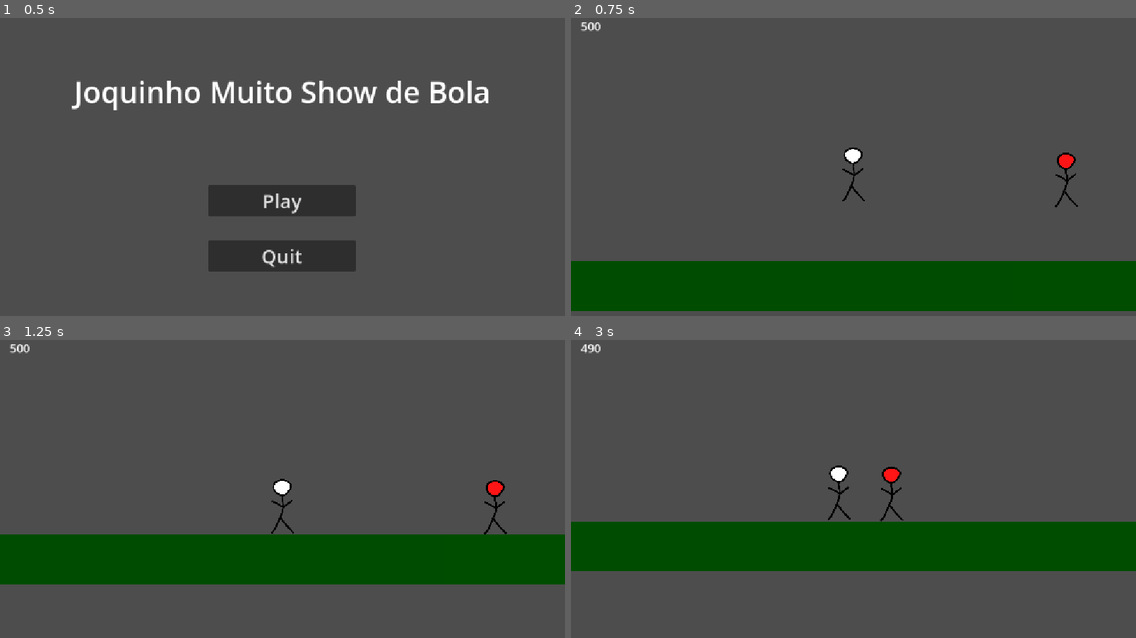
Above: before the commit, frames 1-4 (two rows, left to right).
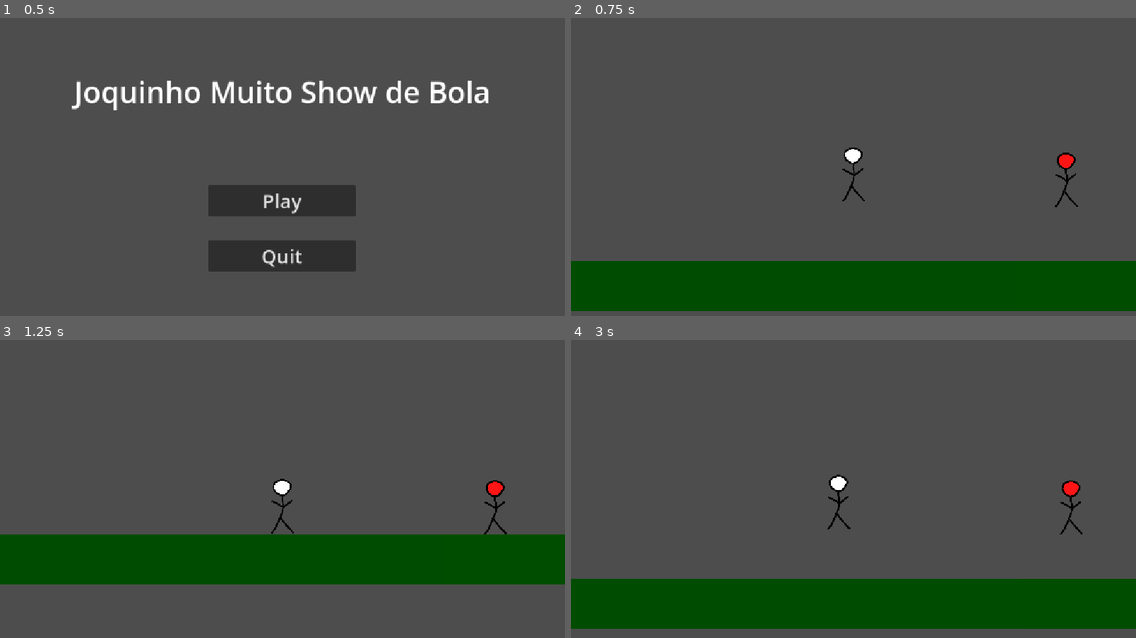
Above: after the commit, the same moments.

Repository: FellowshipOfTheGame/Modelo-Psel-Segunda-Fase-Godot
Game: Godot game, scene res://src/main-menu.tscn
The game is run twice, just before and just after one commit, with the same random seed, the same clock (stepped at 60 frames per second) and the same inputs.
Inputs:
- Up to frame 1 (0.5 s): no input
- Up to frame 2 (0.75 s): click "Play" at 0.5 s
- Up to frame 3 (1.25 s): no input
- Up to frame 4 (3 s): tap Enter (ui_accept) at 1.25, 1.52, 2.27 s; hold Right (ui_right) 1.28-2.78 s; hold Left (ui_left) from 2.78 s (still down)

Frame 1 is identical in both runs. In frame 2, less than 0.1% of the frame differs, in the area x 1-89%, y 1-51%; in frame 3, less than 0.1%; in frame 4, 34%, in the area x 0-100%, y 1-97%.

Commit message:
refactor: algumas melhorias e mais comentários

Diff:
--- a/src/characters/mob/mob.gd
+++ b/src/characters/mob/mob.gd
@@ -1,29 +1,38 @@
-extends CharacterBody2D
+extends RigidBody2D
 
 const SAFE_DISTANCE = 400
+
+enum State {
+	shooting,
+	searching,
+}
+
+var curr_state = State.searching
 
 @onready var gun_hand = $Marker2DL
 @onready var timer = $Timer
 @onready var bullet = preload("res://src/objects/bullet/bullet.tscn")
 
 
-func _physics_process(delta: float) -> void:
-	# Add the gravity.
-	if not is_on_floor():
-		velocity += get_gravity() * delta
+func _physics_process(_delta: float) -> void:
+	# pega a distancia entre o inimigo e o jogador
+	var distance_to_player = global_position.distance_to(Game.player_pos)
 
-	var distance_to_player = abs(global_position.x - Game.player_pos.x)
+	# muda o estado dependendo da distância
+	curr_state = State.shooting if distance_to_player < SAFE_DISTANCE else State.searching
 
-	if distance_to_player < SAFE_DISTANCE and timer.is_stopped():
-		timer.start() # por padrão o timer executa em loop
-	elif distance_to_player >= SAFE_DISTANCE:
-		timer.stop() # nesse caso precisamos parar ele manualmente
+	# verifica qual o estado atual
+	match curr_state:
+		State.shooting:
+			if timer.is_stopped():
+				timer.start() # por padrão o timer executa em loop
+		State.searching:
+			timer.stop() # nesse caso precisamos parar ele manualmente
 
-	move_and_slide()
 
 func _on_timer_timeout() -> void:
 	var new_bullet = bullet.instantiate() # instancia um packed_scene
-	# aqui nés acessamos a posição do player através do autoload
+	# aqui nós acessamos a posição do player através do autoload
 	if Game.player_pos.x - global_position.x > 0:
 		# "position" seria a posição relativa a origem do objeto, para acessar a
 		# posição global na cena precisamos usar global_position
--- a/src/characters/mob/mob.tscn
+++ b/src/characters/mob/mob.tscn
@@ -7,7 +7,7 @@
 radius = 25.0
 height = 114.0
 
-[node name="CharacterBody2D" type="CharacterBody2D" unique_id=631604047]
+[node name="CharacterBody2D" type="RigidBody2D" unique_id=1592149035]
 script = ExtResource("1_rtr88")
 
 [node name="CollisionShape2D" type="CollisionShape2D" parent="." unique_id=1914250153]
--- a/src/characters/player/player.gd
+++ b/src/characters/player/player.gd
@@ -1,23 +1,21 @@
 extends CharacterBody2D
-
 
 const SPEED = 300.0
 const JUMP_VELOCITY = -500.0
 
-var hp = 500
+# @onready faz com que a variável seja declarada assim que o objeto terminar de ser configurado
+# e todos seus filhos sejam instanciados. Como estamos pegando uma referência a um filho desse
+# objeto, precisamos garantir que o filho já tenha sido instanciado, e por isso usamos o @onready
+@onready var jump_audio := $AudioStreamPlayer2D
 
-@onready var jump_audio := $AudioStreamPlayer2D
-@onready var life = $CanvasLayer/MarginContainer/Label
 
-func _ready() -> void:
-	life.text = str(hp)
-
+# executado todo frame de fisica antes de _process. Por padrão a fisica roda 60 frames
+# por segundo, mesmo que seu jogo rode a um framerate maior
 func _physics_process(delta: float) -> void:
 	# Add the gravity.
 	if not is_on_floor(): # verifica se o player está colidindo com o chão
 		# velocity é uma variável padrão de nodes do tipo CharacterBody
 		velocity += get_gravity() * delta # gravity é uma variavel predefinida na godot
-
 
 	# Verifica se o input acabou de ser pressionado
 	if Input.is_action_just_pressed("ui_accept") and is_on_floor():
@@ -32,7 +30,7 @@
 		# interpola a váriavel velocity.x até 0 por um décimo de SPEED
 		# gerando um efeito de inércia onde o personagem para aos poucos.
 		# Quanto menor o último valor, mas devagar o personagem para de se mover
-		velocity.x = move_toward(velocity.x, 0, SPEED/10)
+		velocity.x = move_toward(velocity.x, 0, SPEED / 10)
 
 	# função padrão da godot, usa a variável velocity para definir o movimento
 	# e já aplica delta_time automáticamente
@@ -43,13 +41,28 @@
 	Game.player_pos = global_position
 
 
-func take_damage(damage):
-	hp -= damage
-	life.text = str(hp)
+# executado todo frame "real" após _physics_process, diferente de _physics_process
+# essa função não roda necessariamente 60 frames for segundo, se seu jogo rodar a um framerate
+# maior, ela executará mais vezes.
+func _process(_delta: float) -> void:
+	# Não usaremos essa função nesse projeto
+	pass
 
+
+func take_damage():
 	# um tween é um objeto que interpola uma propriedade de um node entre o
 	# valor atual até um valor final, durante um intervalo "delta" em segundos.
 	var tween = create_tween()
 	tween.tween_property(self, "modulate", Color.RED, 0.1)
 	# A segunda interpolação só é chamada quando a primeira terminar de executar
 	tween.tween_property(self, "modulate", Color.WHITE, 0.1)
+
+	# tween_callback é uma função que será chamada assim que o tween terminar de executar.
+	# nesse caso estamos chamando a função "call_deferred" de get_tree(). Como call_deferred
+	# espera um argumento, preciamos passar esse argumento através do método bind().
+	#
+	# call_deferred é uma função usada para fazer que alguma outra função seja executada somente
+	# ao final do frame, após todos os outros processos já terem terminado de processar.
+	# É importante usar call_deferred caso seu objeto esteja fazendo alguma ação que vá interferir
+	# com todos os outros objetos, como por exemplo, recarregar a cena atual.
+	tween.tween_callback(get_tree().call_deferred.bind("reload_current_scene"))
--- a/src/characters/player/player.tscn
+++ b/src/characters/player/player.tscn
@@ -24,16 +24,3 @@
 
 [node name="AudioStreamPlayer2D" type="AudioStreamPlayer2D" parent="." unique_id=1646098480 groups=["player"]]
 stream = ExtResource("3_5c1al")
-
-[node name="CanvasLayer" type="CanvasLayer" parent="." unique_id=273969453]
-
-[node name="MarginContainer" type="MarginContainer" parent="CanvasLayer" unique_id=899719015]
-offset_right = 40.0
-offset_bottom = 40.0
-theme_override_constants/margin_left = 20
-theme_override_constants/margin_top = 10
-
-[node name="Label" type="Label" parent="CanvasLayer/MarginContainer" unique_id=2134654833]
-layout_mode = 2
-theme_override_font_sizes/font_size = 24
-text = "life"
--- a/src/level/flag.gd
+++ b/src/level/flag.gd
@@ -4,5 +4,5 @@
 	if body.is_in_group("player"):
 		# call_deferred chama uma função assim que todos processamentos do frame atual
 		# tiverem terminados. É importante fazer isso para evitar que um objeto seja deletado
-		# em quando ainda está sendo processado
+		# enquanto ainda está sendo processado
 		get_tree().call_deferred("change_scene_to_file", "res://src/main-menu.tscn")
--- a/src/main_menu.gd
+++ b/src/main_menu.gd
@@ -2,6 +2,7 @@
 
 # preload carrega uma cena e mantém ela em memória para ser acessada depois
 @onready var game = preload("res://src/level/main.tscn")
+
 
 func _on_play_pressed() -> void:
 	# muda a cena atual para uma packed_scene. Uma packed_scene é um recurso que
@@ -10,4 +11,4 @@
 
 
 func _on_quit_pressed() -> void:
-	get_tree().quit(0)
+	get_tree().quit(0) # sai do jogo com valor de retorno "0"
--- a/src/objects/bullet/bullet.gd
+++ b/src/objects/bullet/bullet.gd
@@ -2,14 +2,15 @@
 
 var distance = 500
 
-const DAMAGE := 10
 var direction = Vector2.LEFT
 
 @onready var shoot_audio = $AudioStreamPlayer2D # define uma referência para o objeto
 
+
 # chamado assim que o node e seus filhos terminam de ser instanciados
 func _ready() -> void:
 	shoot_audio.play() # toca o audio assim que o objeto é instanciado
+
 
 # chamado todo frame na etapa de calculo de fisica
 func _physics_process(_delta: float) -> void:
@@ -35,5 +36,5 @@
 # sempre que algum objeto do tipo "body" entra na area de colisão
 func _on_body_entered(body: Node2D) -> void:
 	if body.is_in_group("player"): # verifica se o objeto está no grupo "player"
-		body.take_damage(DAMAGE) # chama a função "take_damage" do objeto
+		body.take_damage() # chama a função "take_damage" do objeto
 		queue_free() # adiciona a bala na fila para ser deletada
